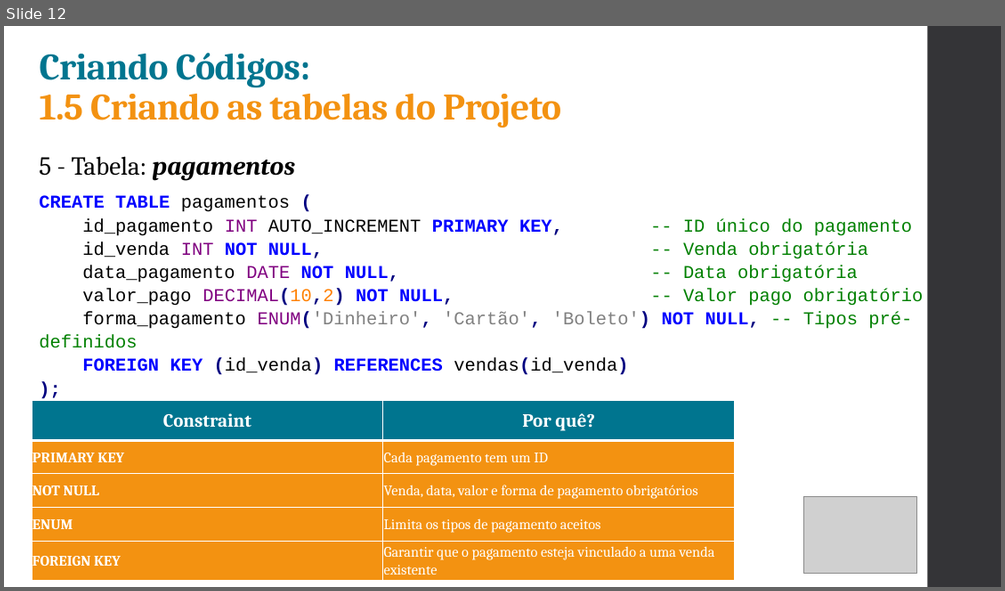
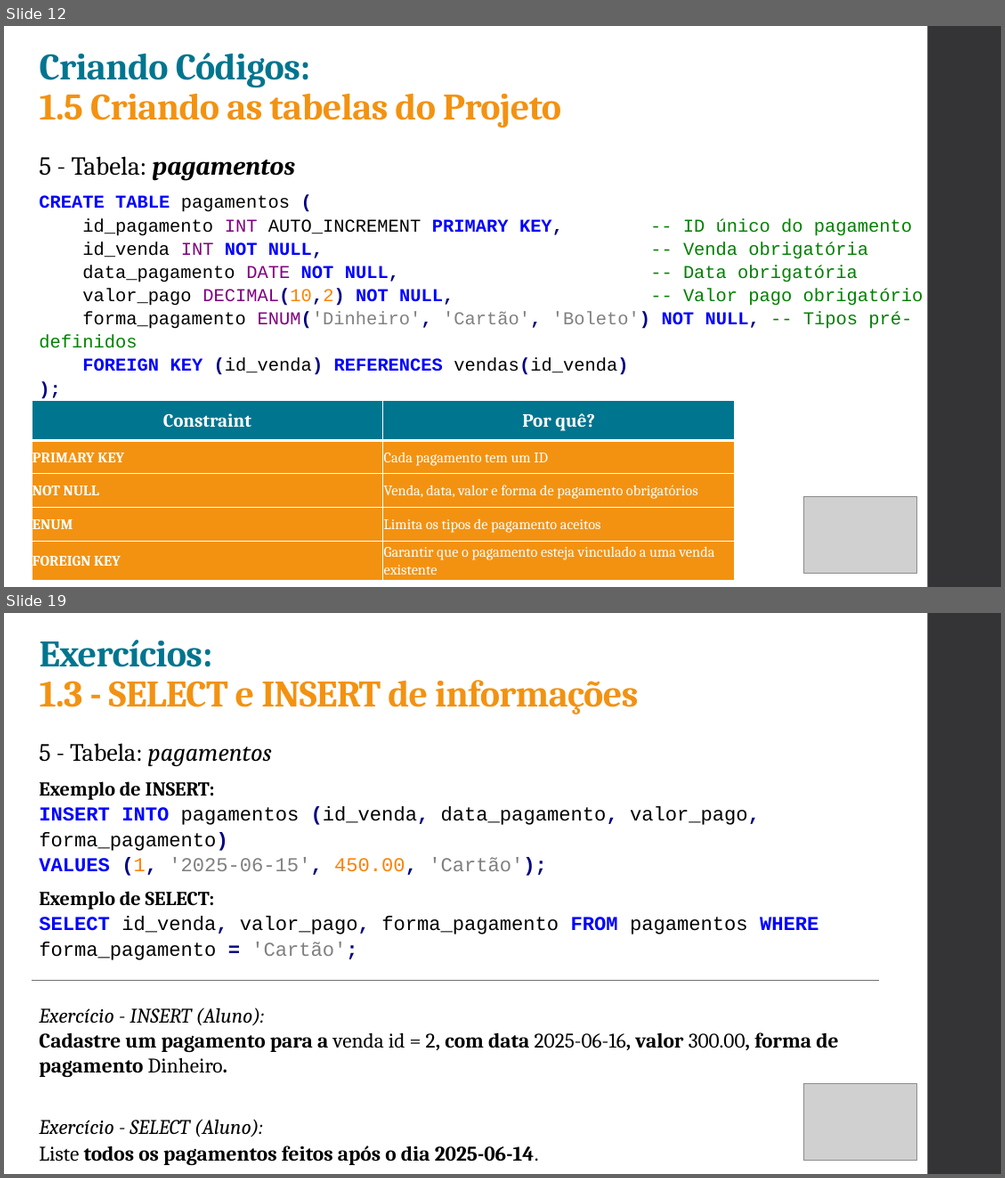
Before and after one commit to ruanSTT/database-mysql, a slide deck: Aula 02/Aula02.pptx. Shown one above the other, each under a label of ours: slide 12 before the commit, slides 12 and 19 after it; the slides between them are not shown. The pictures are 1005x591 and 1005x1178 pixels, drawn with LibreOffice and Linux fonts; fonts in the diff are those of the drawing; grey boxes stand for pictures. Boxes give left, top, right and bottom in pixels: in the first picture for what was removed or moved away, otherwise in the second. Text is boxed around its words. In the diff, an @@ line names an element or a change of style, - is before the commit and + after.

```diff
--- a/Aula 02/Aula02.pptx
+++ b/Aula 02/Aula02.pptx
@@ slide 19 added at (x1=4, y1=613, x2=1001, y2=1174), background #FFFFFF; not listed: 1 template element that a slide beside it also shows @@
@@ title added at (x1=40, y1=640, x2=638, y2=714), 36 pt, text #F39211, bold @@
+Exercícios:
+1.3 - SELECT e INSERT de informações
@@ text added at (x1=39, y1=743, x2=838, y2=1165), 19 pt, text #000000 @@
+5 - Tabela: pagamentos
+Exemplo de INSERT:
+INSERT INTO pagamentos (id_venda, data_pagamento, valor_pago, forma_pagamento)
+VALUES (1, '2025-06-15', 450.00, 'Cartão');
+Exemplo de SELECT:
+SELECT id_venda, valor_pago, forma_pagamento FROM pagamentos WHERE forma_pagamento = 'Cartão';
+Exercício - INSERT (Aluno):
+Cadastre um pagamento para a venda id = 2, com data 2025-06-16, valor 300.00, forma de pagamento Dinheiro.
+Exercício - SELECT (Aluno):
+Liste todos os pagamentos feitos após o dia 2025-06-14.
@@ line added from (32, 981) to (879, 981), #6F6F74 0.75 pt @@
@@ picture added at (x1=803, y1=1083, x2=917, y2=1159) @@
```
Also in this commit, not shown: 6 other slides added, 1 other file.
